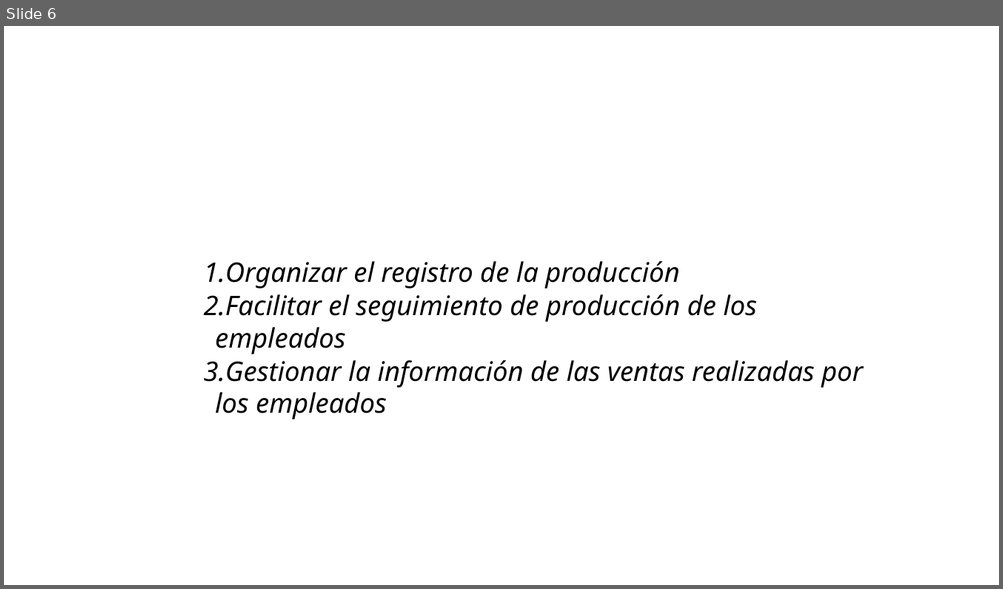
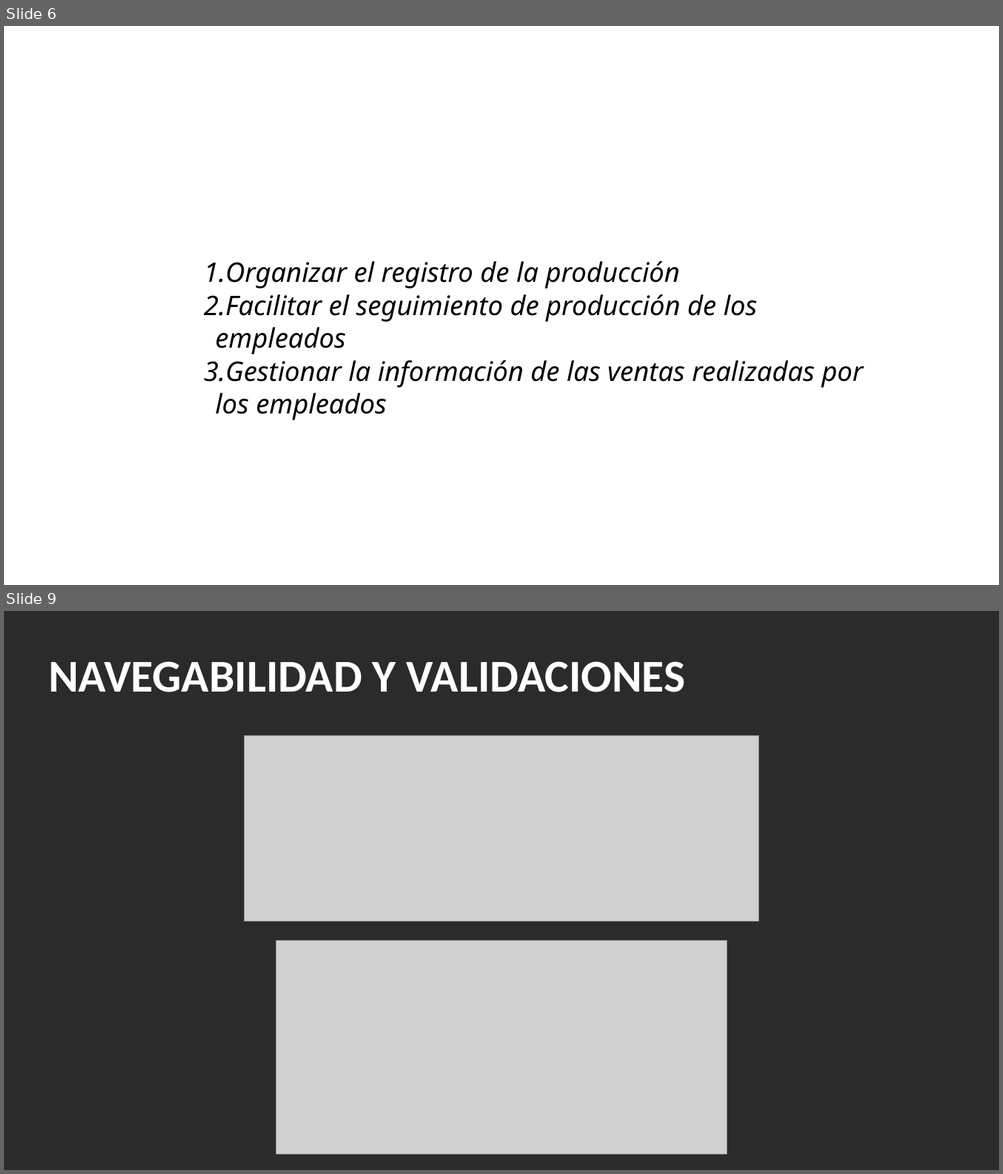
Before and after one commit to Msahk/proyectov1, a slide deck: Documentacion/Plantilla PPoint Sustentación Trimestre 4-PAE.pptx. Shown one above the other, each under a label of ours: slide 6 before the commit, slides 6 and 9 after it; the slides between them are not shown. The pictures are 1003x589 and 1003x1174 pixels, drawn with LibreOffice and Linux fonts; fonts in the diff are those of the drawing; grey boxes stand for pictures; background and template pictures are left out; a plain dark background stands for a picture behind light text. Boxes give left, top, right and bottom in pixels: in the first picture for what was removed or moved away, otherwise in the second. Text is boxed around its words. In the diff, an @@ line names an element or a change of style, - is before the commit and + after.

```diff
--- a/Documentacion/Plantilla PPoint Sustentación Trimestre 4-PAE.pptx
+++ b/Documentacion/Plantilla PPoint Sustentación Trimestre 4-PAE.pptx
@@ slide 9 added at (x1=4, y1=611, x2=999, y2=1170), background picture (left out) @@
@@ title added at (x1=48, y1=661, x2=686, y2=692), 44 pt, text #FFFFFF, bold @@
+NAVEGABILIDAD Y VALIDACIONES
@@ picture added at (x1=244, y1=735, x2=758, y2=921) @@
@@ picture added at (x1=276, y1=941, x2=727, y2=1155) @@
@@ slide 6 changed as well @@
@@ text "Organizar el registro de la ..." at (x1=204, y1=261, x2=863, y2=420): indent changed; less space between paragraphs @@
```
Also in this commit, not shown: 3 other slides changed, 5 other slides added, 1 slide removed.
